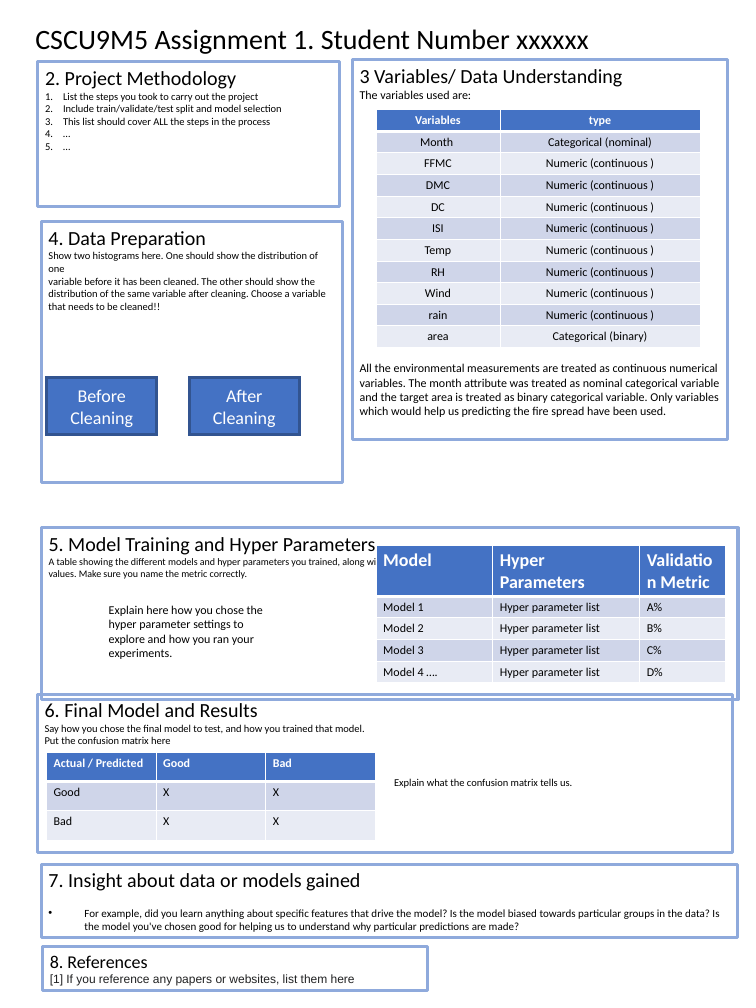
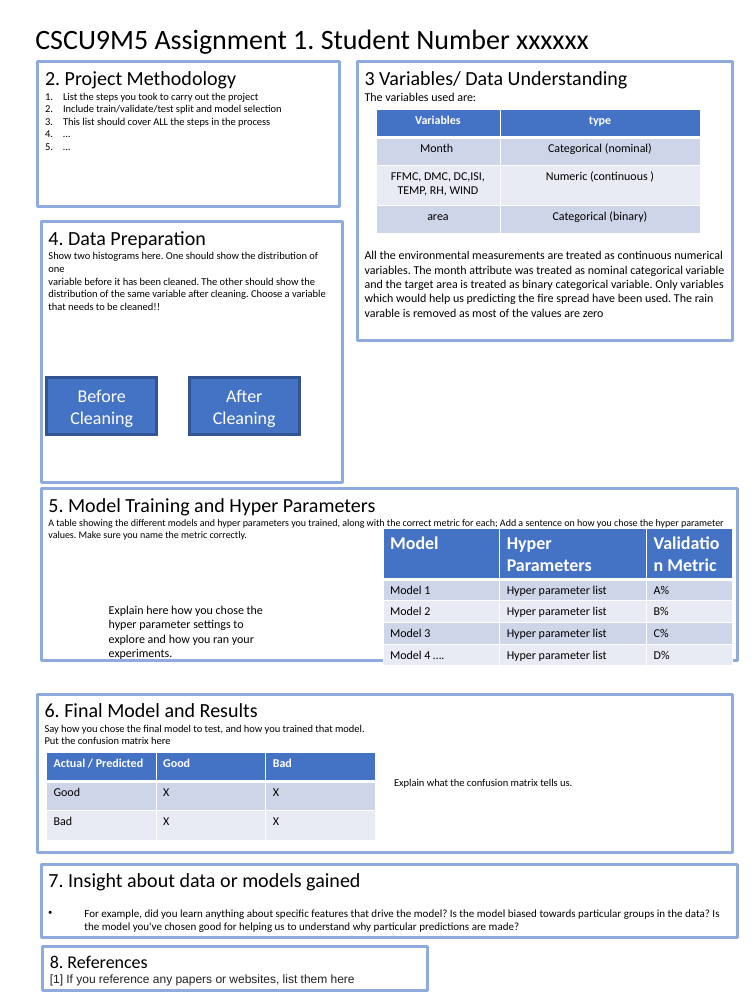
Before and after one commit to v-saketh-p/CSCU9M5_assignment, a slide deck: slide 2 of assignment_CSCU9M5.pptx. Drawn at 756x1008 pixels with LibreOffice and Linux fonts; fonts in the diff are those of the drawing. Boxes give left, top, right and bottom in pixels: in the first picture for what was removed or moved away, otherwise in the second. Text is boxed around its words. In the diff, an @@ line names an element or a change of style, - is before the commit and + after.

```diff
--- a/assignment_CSCU9M5.pptx
+++ b/assignment_CSCU9M5.pptx
@@ rectangle "3 Variables/ Data Understanding": place and size @@
-rectangle "3 Variables/ Data Understanding" at <box>352,60,727,440</box>
+rectangle "3 Variables/ Data Understanding" at <box>357,62,732,341</box>
@@ table at <box>376,109,700,233</box> @@
-row 3: FFMC | Numeric (continuous )
-row 4: DMC | Numeric (continuous )
-row 5: DC | Numeric (continuous )
-row 6: ISI | Numeric (continuous )
-row 7: Temp | Numeric (continuous )
-row 8: RH | Numeric (continuous )
-row 9: Wind | Numeric (continuous )
-row 10: rain | Numeric (continuous )
+row 3: FFMC, DMC, DC,ISI, TEMP, RH, WIND | Numeric (continuous )
@@ text in rectangle at <box>365,250,725,317</box>: text changed @@
-All the environmental measurements are treated as continuous numerical variables. The month attribute was treated as nominal categorical variable and the target area is treated as binary categorical variable. Only variables which would help us predicting the fire spread have been used.
+All the environmental measurements are treated as continuous numerical variables. The month attribute was treated as nominal categorical variable and the target area is treated as binary categorical variable. Only variables which would help us predicting the fire spread have been used. The rain varable is removed as most of the values are zero
@@ rectangle "5. Model Training and Hyper ...": place and size @@
-rectangle "5. Model Training and Hyper ..." at <box>41,528,738,700</box>
+rectangle "5. Model Training and Hyper ..." at <box>41,489,738,661</box>
@@ table: place and size @@
-table at <box>376,546,726,683</box>
+table at <box>383,529,733,666</box>
```
Also in this commit, not shown: 1 other file.
